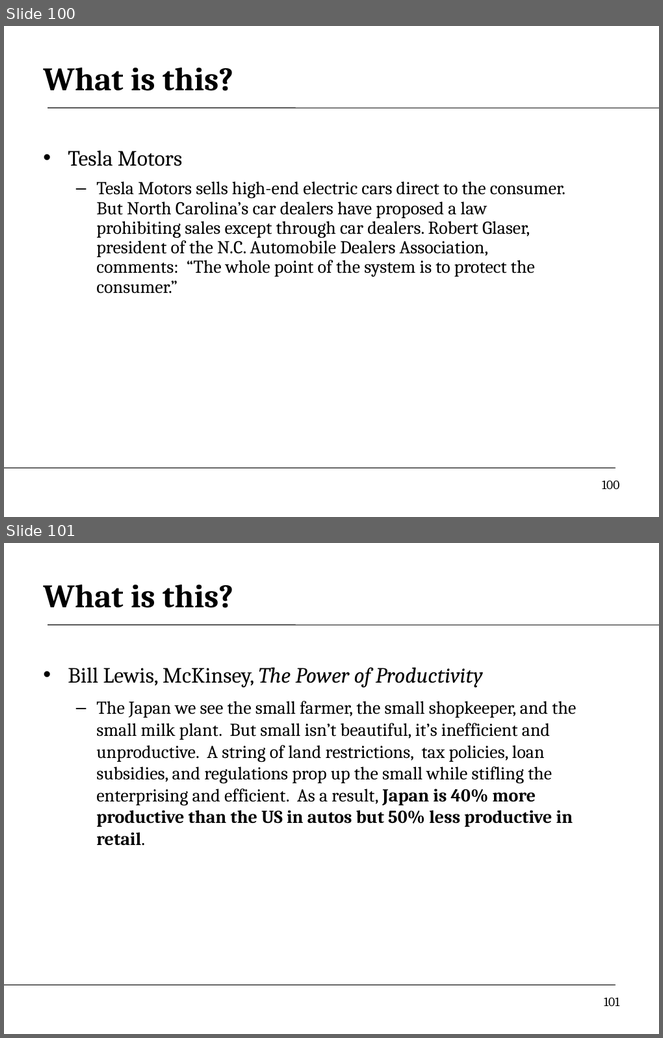
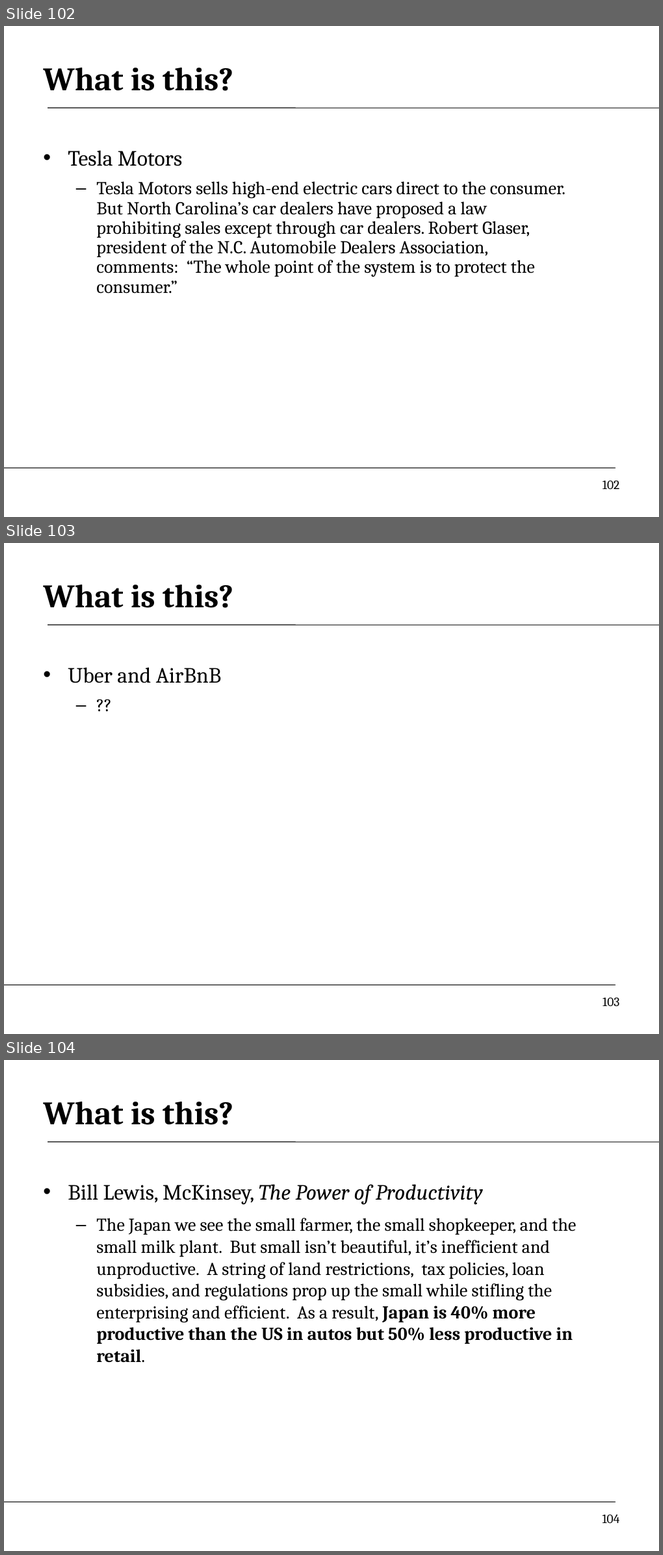
Before and after one commit to DaveBackus/Global_Economy, a slide deck: Slides/slides_growth2_f14.pptx. Shown one above the other, each under a label of ours: slides 100 and 101 before the commit, slides 102, 103 and 104 after it. The pictures are 663x1038 and 663x1555 pixels, drawn with LibreOffice and Linux fonts; fonts in the diff are those of the drawing. Boxes give left, top, right and bottom in pixels: in the first picture for what was removed or moved away, otherwise in the second. Text is boxed around its words. In the diff, an @@ line names an element or a change of style, - is before the commit and + after.

```diff
--- a/Slides/slides_growth2_f14.pptx
+++ b/Slides/slides_growth2_f14.pptx
@@ slide 103 added at box(4, 543, 659, 1034), background #FFFFFF; not listed: 2 template elements that a slide beside it also shows @@
@@ title added at box(43, 585, 233, 608), 36 pt, text #000000, bold @@
+What is this?
@@ text added at box(68, 667, 221, 683), 24 pt, text #000000 @@
+• Uber and AirBnB
+  – ??
@@ page number added at box(603, 998, 620, 1006), 14 pt, text #000000 @@
+103
@@ what was slide 100 is now slide 102 @@
@@ page number at box(603, 481, 620, 489): text changed @@
-100
+102
@@ what was slide 101 is now slide 104 @@
@@ page number at box(603, 1515, 620, 1523): text changed @@
-101
+104
```
Also in this commit, not shown: 1 slide changed, 2 other slides added, 12 other files.
